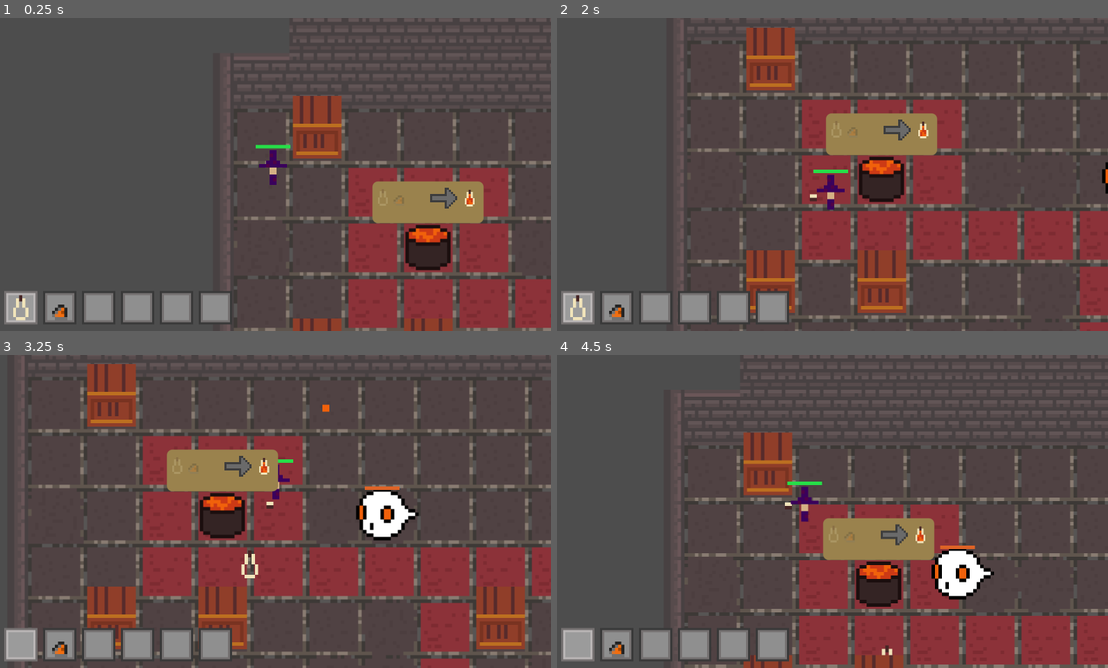
Above: before the commit, frames 1-4 (two rows, left to right).
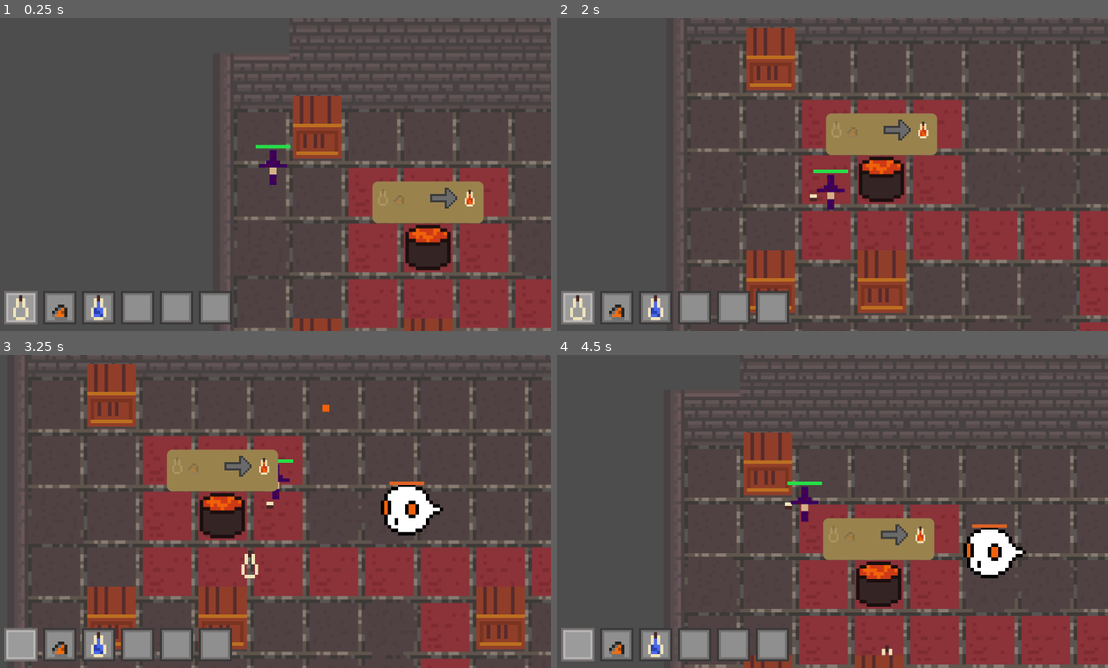
Above: after the commit, the same moments.

Repository: chluebi/ludum-dare-58
Game: Godot game, scene res://main.tscn
Same seed, same stepped clock (60 frames per second), same inputs: the game is played once before the commit and once after it. Sound files missing from this copy of the repository are replaced by a short silence.
Inputs (mouse positions are in pixels of both pictures, inside the frame that each line leads up to):
- Up to frame 1 (0.25 s): no input
- Up to frame 2 (2 s): tap Enter at 0.5 s; move the mouse to (953, 158) at 0.52 s; hold D (move_right) 0.53-1.28 s; hold F (drink) 0.53-1.28 s; move the mouse to (716, 190) at 1.27 s; hold S (move_down) from 1.28 s (still down); tap F (drink) at 1.35 s
- Up to frame 3 (3.25 s): move the mouse to (330, 442) at 2.02 s; release S (move_down) at 2.03 s; press the mouse at (330, 442) at 2.03 s; hold D (move_right) 2.03-2.78 s; tap F (drink) at 2.3, 3.05 s; move the mouse to (247, 574) at 2.77 s; release the mouse at (247, 574) at 2.78 s; hold W (move_up) from 2.78 s (still down); tap Q (throw) at 2.85 s
- Up to frame 4 (4.5 s): move the mouse to (997, 558) at 3.52 s; release W (move_up) at 3.53 s; hold F (drink) 3.53-4.28 s; hold A (move_left) from 3.53 s (still down); move the mouse to (661, 464) at 4.27 s; tap F (drink) at 4.35 s

The runs differ from the first frame. In frame 1, 0.2% of the frame differs, in the area x 16-20%, y 88-97%; in frame 2, 0.2%; in frame 3, 2.1%; in frame 4, 2.5%, in the area x 16-86%, y 54-97%.

Commit message:
ghost through wall, QoL for setting monster healths, blue = slowmo

Diff:
--- a/cauldron_manager.gd
+++ b/cauldron_manager.gd
@@ -21,6 +21,7 @@
 
 	$"../inventory_manager".pickup_item(Constants.item_type.empty)
 	$"../inventory_manager".pickup_item(Constants.item_type.firestone)
+	$"../inventory_manager".pickup_item(Constants.item_type.blue)
 
 
 # Called every frame. 'delta' is the elapsed time since the previous frame.
--- a/effect_manager.gd
+++ b/effect_manager.gd
@@ -1,4 +1,6 @@
 extends Node
+
+const SLOWMO = preload("res://slowmo_area.tscn")
 
 class EffectState:
 	var duration: float
@@ -23,11 +25,12 @@
 		else:
 			return 0
 
+
 var effect_dictionary = {
 	Constants.item_type.orange: EffectState.new(10),
 	Constants.item_type.yellow: EffectState.new(5),
 	#Constants.potion_type.green: EffectState.new(-1),
-	Constants.item_type.blue: EffectState.new(6),
+	#Constants.item_type.blue: EffectState.new(6),
 	Constants.item_type.purple: EffectState.new(15),
 	Constants.item_type.pink: EffectState.new(3),
 }
@@ -43,6 +46,8 @@
 	return effect_dictionary[color].activity_strength(time)
 
 func activate(drinker, color: Constants.item_type):
+	if drinker.has_method("drink"):
+		drinker.drink()
 	if color in effect_dictionary:
 		var duration = effect_dictionary[color].start(time)
 		var hud := $"../HUD"
@@ -51,3 +56,7 @@
 	#immediate effects
 	if color == Constants.item_type.green:
 		drinker.health.heal_damage(25)
+	if color == Constants.item_type.blue:
+		var s = SLOWMO.instantiate()
+		s.position = drinker.position
+		get_parent().add_child(s)
--- a/enemy.gd
+++ b/enemy.gd
@@ -3,6 +3,7 @@
 const PathFindAStar = preload("./tile_map_layer.gd")
 const HEALTH_SCRIPT = preload("./health.gd")
 
+@export_range(1.0, 150.0, 1.0, "or_greater") var max_health: float = 100.0
 var health = HEALTH_SCRIPT.new(100)
 
 
@@ -10,7 +11,8 @@
 const ARRIVE_DISTANCE: float = 10.0
 
 @export_range(10, 500, 0.1, "or_greater") var speed: float = 200.0
-@export_range(0, 100, 0.1) var damage: float = 15.0
+@export_range(0, 100, 0.1, "or_greater") var damage: float = 15.0
+@export var can_go_through_walls: bool = false
 
 var _velocity := Vector2()
 
@@ -18,8 +20,9 @@
 @onready var player = $"../player"
 
 var attack_target = null
-var attack_timer = 0
+var attack_timer = INF
 const ATTACK_INTERVAL = 0.7
+var slow_mo = 1.0
 
 func _ready() -> void:
 	$damage_hitbox.body_entered.connect(attack_player)
@@ -29,18 +32,22 @@
 	$healthbar.set_color_enemy()
 	$healthbar.set_health_percentage(1.0)
 
-func _process(delta: float) -> void:
-	health.animate_damage(self, delta)
+func _process(real_delta: float) -> void:
+	var delta = slow_mo * real_delta
+	health.animate_damage(self, real_delta)
 	if attack_target != null and "health" in attack_target:
 		attack_timer += delta
 		if attack_timer >= ATTACK_INTERVAL:
-			attack_target.health.take_damage(15)
+			attack_target.health.take_damage(damage)
 			attack_timer -= ATTACK_INTERVAL
 
 
 const offset := Vector2i(160, 160) * 0.5 # enemy is 16x16 scaled by 10
 
 func _physics_process(_delta: float) -> void:
+	if can_go_through_walls:
+		_move_to(player.position)
+		return
 	var tile_pos := _tile_map.local_to_map(_tile_map.to_local(position))
 	var path = _tile_map.find_path(_tile_map.to_global(_tile_map.map_to_local(tile_pos)) - offset, player.position)
 	if len(path) < 1:
@@ -65,9 +72,10 @@
 
 func attack_player(body):
 	if "health" in body:
-		body.health.take_damage(damage)
 		attack_target = body
-		attack_timer = 0
+		if attack_timer >= ATTACK_INTERVAL:
+			body.health.take_damage(damage)
+			attack_timer = 0
 
 func stop_attacking(body):
 	if body == attack_target:
@@ -76,7 +84,7 @@
 
 func _move_to(global_position: Vector2):
 	# position = Vector2(0, 0) + offset
-	velocity = (global_position - position).normalized() * speed
+	velocity = (global_position - position).normalized() * speed * slow_mo
 	var sprite = $AnimatedSprite2D
 	if velocity.x > 0:
 		sprite.flip_h = true
--- a/fireball.gd
+++ b/fireball.gd
@@ -51,12 +51,10 @@
 	particles.direction = direction
 	particles.emitting = true
 	get_parent().get_parent().add_child(particles)
-	var audio
-	if size > 0:
-		audio = $hard_audio
-	else:
-		audio = $soft_audio
+	var audio = $soft_audio
 	if "health" in body:
+		if size > 0:
+			audio = $hard_audio
 		if body.health.take_damage(damage * (1 + size)) and size > 0:
 			damage *= 2
 			audio.play()
--- a/ghost.tscn
+++ b/ghost.tscn
@@ -16,8 +16,11 @@
 
 [node name="Ghost" type="CharacterBody2D"]
 collision_layer = 4
-collision_mask = 7
+collision_mask = 6
 script = ExtResource("1_obmiq")
+speed = 180.0
+damage = 20.0
+can_go_through_walls = true
 
 [node name="AnimatedSprite2D" type="Sprite2D" parent="."]
 scale = Vector2(10, 10)
--- a/inventory_manager.gd
+++ b/inventory_manager.gd
@@ -11,7 +11,6 @@
 	for i in range(num_slots):
 		is_empty.append(true)
 		entries.append(0)
-
 	_update()
 
 func _input(event):
--- a/main.tscn
+++ b/main.tscn
@@ -88,6 +88,7 @@
 position = Vector2(2000, 1200)
 
 [node name="Ghost" parent="Environment" instance=ExtResource("13_ycdy4")]
+z_index = 1
 position = Vector2(1670, 395)
 
 [node name="HUD" parent="." instance=ExtResource("8_5vw27")]
--- a/player.gd
+++ b/player.gd
@@ -116,3 +116,6 @@
 	elif is_drinking:
 		INVENTORY_MANAGER.drink_from_ground(pot.type)
 		pot.queue_free()
+
+func drink():
+	$drink.play()
--- a/player.tscn
+++ b/player.tscn
@@ -6,6 +6,7 @@
 [ext_resource type="AudioStream" uid="uid://qoh24wjqmu6f" path="res://sfx/take_damage.wav" id="4_hqtel"]
 [ext_resource type="AudioStream" uid="uid://dsfniaff5opjk" path="res://sfx/pickup.wav" id="4_sweqy"]
 [ext_resource type="AudioStream" uid="uid://bq4gykgvomiy7" path="res://sfx/shoot.wav" id="6_2hs0m"]
+[ext_resource type="AudioStream" uid="uid://wt8dlno1wvxo" path="res://sfx/drink.wav" id="7_1jxqw"]
 
 [sub_resource type="RectangleShape2D" id="RectangleShape2D_sweqy"]
 size = Vector2(20, 50)
@@ -52,3 +53,6 @@
 
 [node name="shoot" type="AudioStreamPlayer2D" parent="."]
 stream = ExtResource("6_2hs0m")
+
+[node name="drink" type="AudioStreamPlayer2D" parent="."]
+stream = ExtResource("7_1jxqw")
--- a/skull.tscn
+++ b/skull.tscn
@@ -25,6 +25,9 @@
 collision_layer = 4
 collision_mask = 7
 script = ExtResource("1_4gyqm")
+max_health = 50.0
+speed = 220.0
+damage = 10.0
 
 [node name="AnimatedSprite2D" type="AnimatedSprite2D" parent="."]
 scale = Vector2(10, 10)
--- /dev/null
+++ b/slowmo_area.gd
@@ -0,0 +1,26 @@
+extends Node2D
+
+@export_range(50.0, 2000.0, 10.0, "or_greater") var radius: float = 500
+@export_range(0.0, 1.0, 0.05) var slow_mo: float = 0.1
+@export_range(0.0, 5.0, 0.1) var duration: float = 3.0
+
+var affected = []
+func _ready() -> void:
+	for obj in $"../Environment".get_children():
+		const RANGE = 500
+		if "slow_mo" in obj and (obj.position - position).length_squared() < radius * radius:
+			obj.slow_mo = slow_mo
+			affected.push_back(obj)
+
+	var t = Timer.new()
+	add_child(t)
+	t.timeout.connect(unaffect)
+	t.start(duration)
+
+func _process(delta: float) -> void:
+	modulate.a = maxf(modulate.a - delta * 0.7, 0)
+
+func unaffect():
+	for obj in affected:
+		obj.slow_mo = 1.0
+	queue_free()
--- /dev/null
+++ b/slowmo_area.tscn
@@ -0,0 +1,12 @@
+[gd_scene load_steps=3 format=3 uid="uid://cv5s6r5yjnstc"]
+
+[ext_resource type="Texture2D" uid="uid://8k6e1qw50uea" path="res://Slowmo.png" id="1_oe3nf"]
+[ext_resource type="Script" uid="uid://bafk2cudvfo5j" path="res://slowmo_area.gd" id="1_pegdh"]
+
+[node name="slowmo_area" type="Sprite2D"]
+modulate = Color(0.75686276, 0.75686276, 0.75686276, 0.7372549)
+scale = Vector2(10, 10)
+texture = ExtResource("1_oe3nf")
+offset = Vector2(0, -3)
+script = ExtResource("1_pegdh")
+radius = 550.0
Binary file added: Slowmo.png
Not shown, added: Slowmo.png.import
Not shown: 2 places in main.tscn that only renumber resources
Not shown: 1 places in player.tscn that only renumber resources
Not shown: 1 places in recipe.tscn that only renumber resources
Not shown, added: sfx/drink.wav.import
Not shown, added: slowmo_area.gd.uid
Not shown, added: sfx/drink.wav
